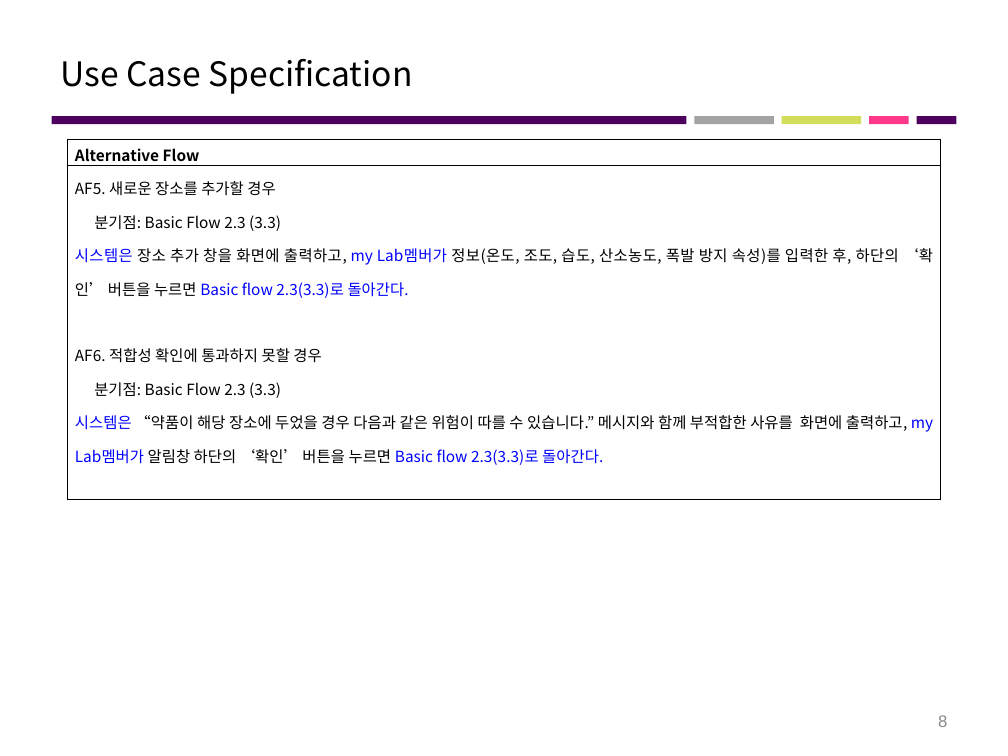
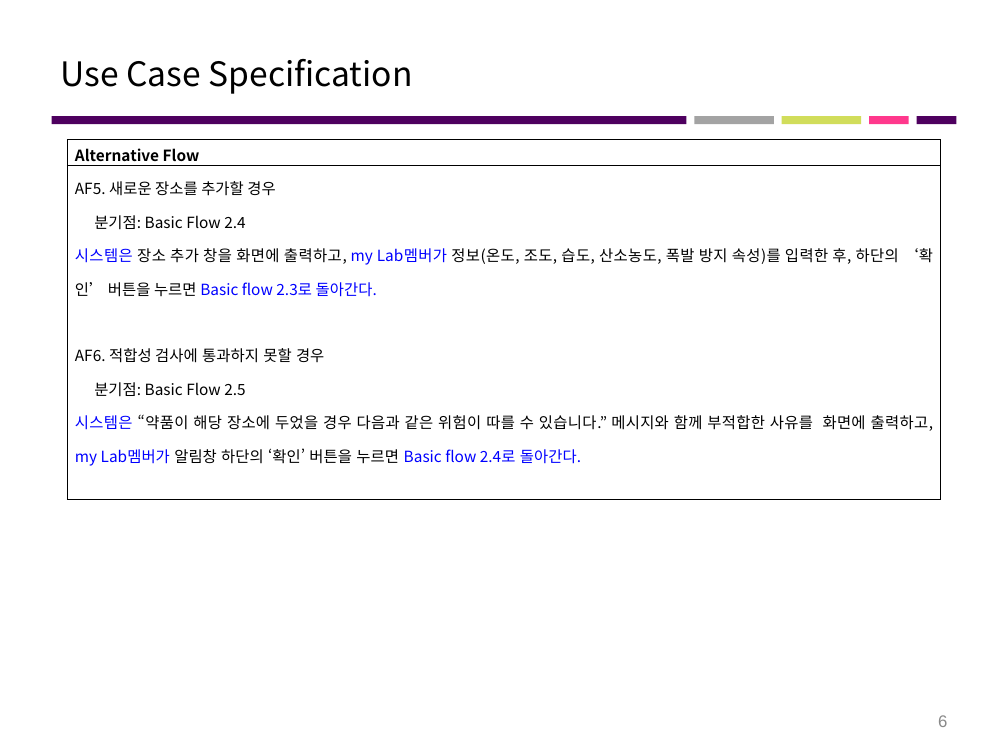
Before and after one commit to jisukim97/ChemicalManagementApplication, a slide deck: slide 6 of Document/4_수정중/Software Requirements Specification (1번).pptx (slide 8 before the commit). Drawn at 1008x756 pixels with LibreOffice and Linux fonts; fonts in the diff are those of the drawing. Boxes give left, top, right and bottom in pixels: in the first picture for what was removed or moved away, otherwise in the second. Text is boxed around its words. In the diff, an @@ line names an element or a change of style, - is before the commit and + after.

```diff
--- a/Document/4_수정중/Software Requirements Specification (1번).pptx
+++ b/Document/4_수정중/Software Requirements Specification (1번).pptx
@@ table at (68,140,940,470) @@
-row 2, column 1: AF5. 새로운 장소를 추가할 경우 / 분기점: Basic Flow 2.3 (3.3) / 시스템은 장소 추가 창을 화면에 출력하고, my Lab멤버가 정보(온도, 조도, 습도, 산소농도, 폭발 방지 속성)를 입력한 후, 하단의 ‘확인’ 버튼을 누르면 Basic flow 2.3(3.3)로 돌아간다. / AF6. 적합성 확인에 통과하지 못할 경우 / 분기점: Basic Flow 2.3 (3.3) / 시스템은 “약품이 해당 장소에 두었을 경우 다음과 같은 위험이 따를 수 있습니다.” 메시지와 함께 부적합한 사유를 화면에 출력하고, my Lab멤버가 알림창 하단의 ‘확인’ 버튼을 누르면 Basic flow 2.3(3.3)로 돌아간다.
+row 2, column 1: AF5. 새로운 장소를 추가할 경우 / 분기점: Basic Flow 2.4 / 시스템은 장소 추가 창을 화면에 출력하고, my Lab멤버가 정보(온도, 조도, 습도, 산소농도, 폭발 방지 속성)를 입력한 후, 하단의 ‘확인’ 버튼을 누르면 Basic flow 2.3로 돌아간다. / AF6. 적합성 검사에 통과하지 못할 경우 / 분기점: Basic Flow 2.5 / 시스템은 “약품이 해당 장소에 두었을 경우 다음과 같은 위험이 따를 수 있습니다.” 메시지와 함께 부적합한 사유를 화면에 출력하고, my Lab멤버가 알림창 하단의 ‘확인’ 버튼을 누르면 Basic flow 2.4로 돌아간다.
```
Also in this commit, not shown: 5 other slides changed, 2 slides removed, 2 other files.
